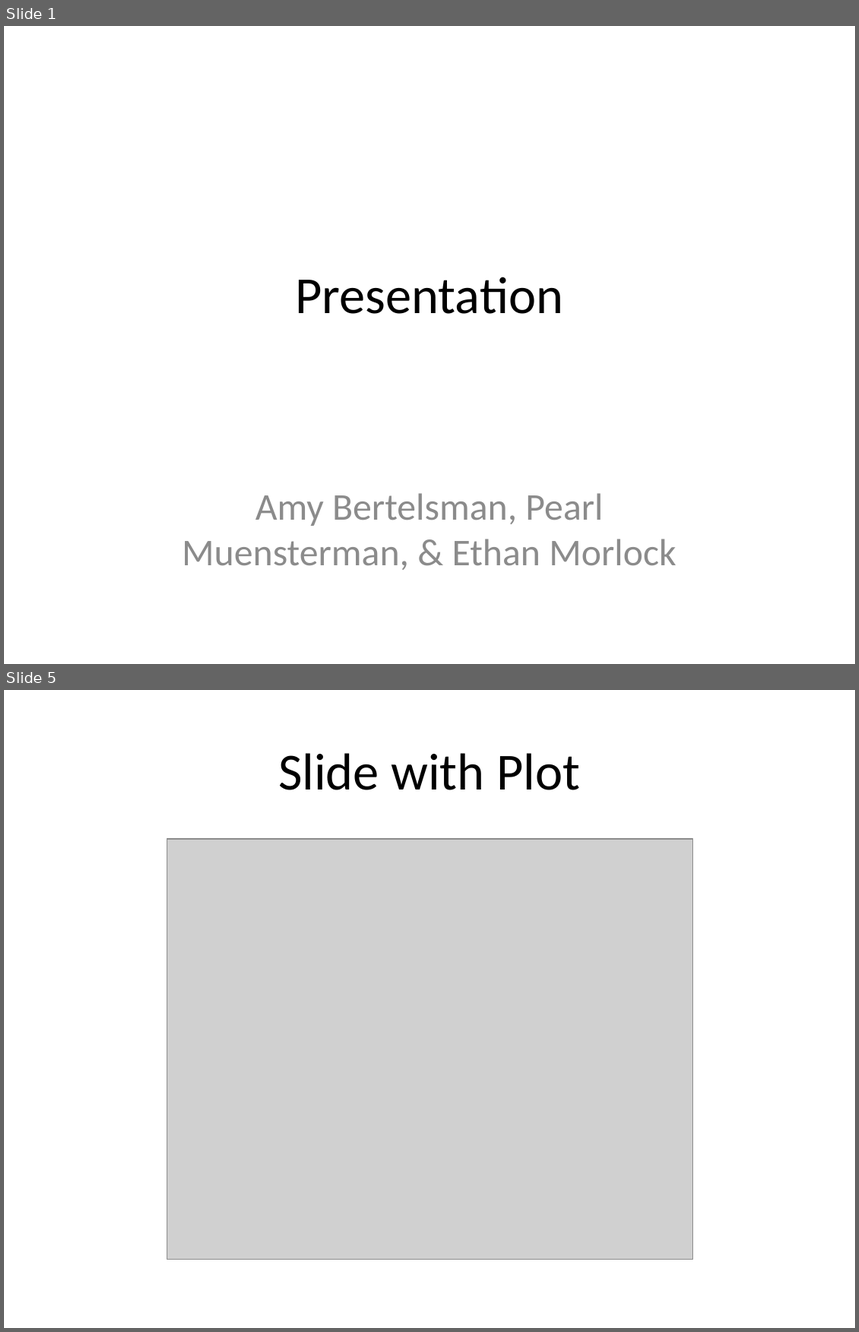
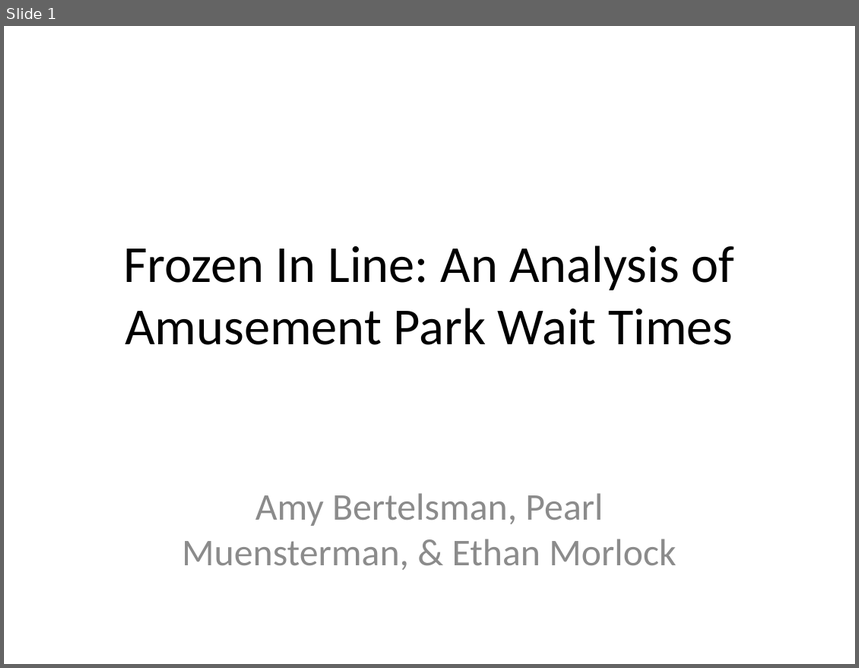
Before and after one commit to pearlmuensterman/Stat_361_Final_Project, a slide deck: Presentation.pptx. Shown one above the other, each under a label of ours: slides 1 and 5 before the commit, slide 1 after it; the slides between them are not shown. The pictures are 859x1332 and 859x668 pixels, drawn with LibreOffice and Linux fonts; fonts in the diff are those of the drawing; grey boxes stand for pictures. Boxes give left, top, right and bottom in pixels: in the first picture for what was removed or moved away, otherwise in the second. Text is boxed around its words. In the diff, an @@ line names an element or a change of style, - is before the commit and + after.

```diff
--- a/Presentation.pptx
+++ b/Presentation.pptx
@@ slide 5 removed at box(4, 690, 855, 1328), background #FFFFFF @@
@@ title removed at box(278, 753, 580, 790) @@
-Slide with Plot
@@ picture removed at box(167, 839, 693, 1259) @@
@@ slide 1 changed as well @@
@@ title at box(123, 246, 734, 345): text changed @@
-Presentation
+Frozen In Line: An Analysis of Amusement Park Wait Times
```
Also in this commit, not shown: 8 slides added, 3 other slides removed, 1 other file.
